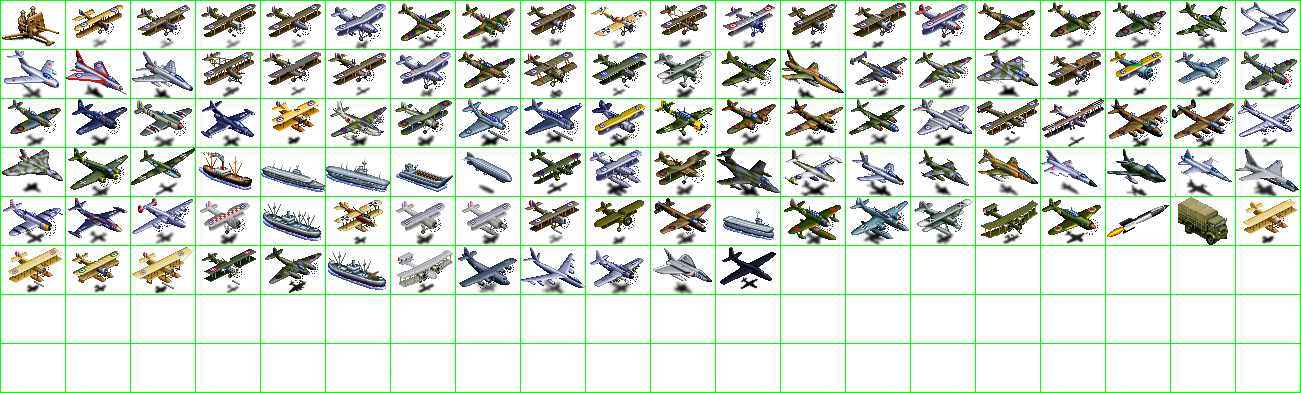
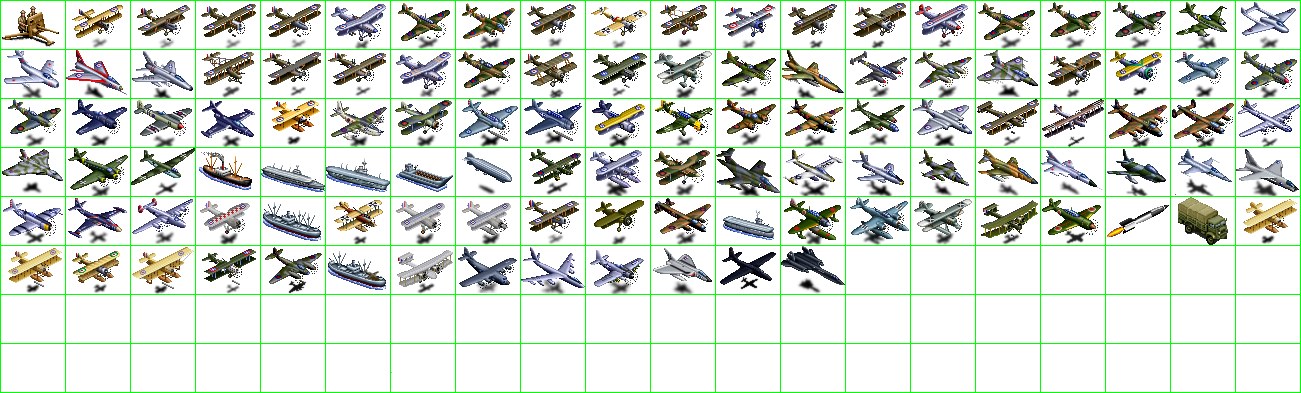
Revision of a layered 1301 × 393 image; what changed, layer by layer:
painted on "units" over (x1=781, y1=246, x2=845, y2=294)
